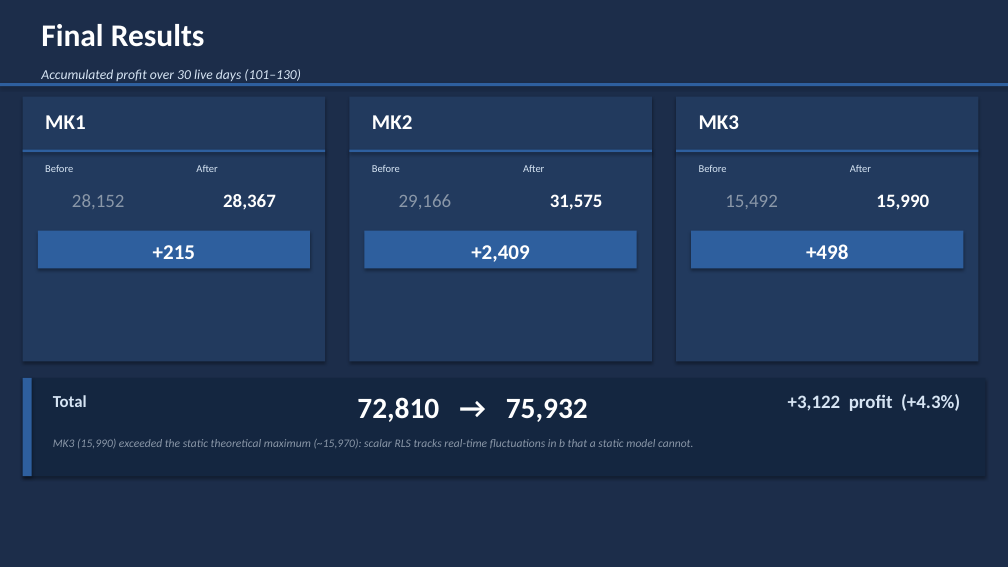
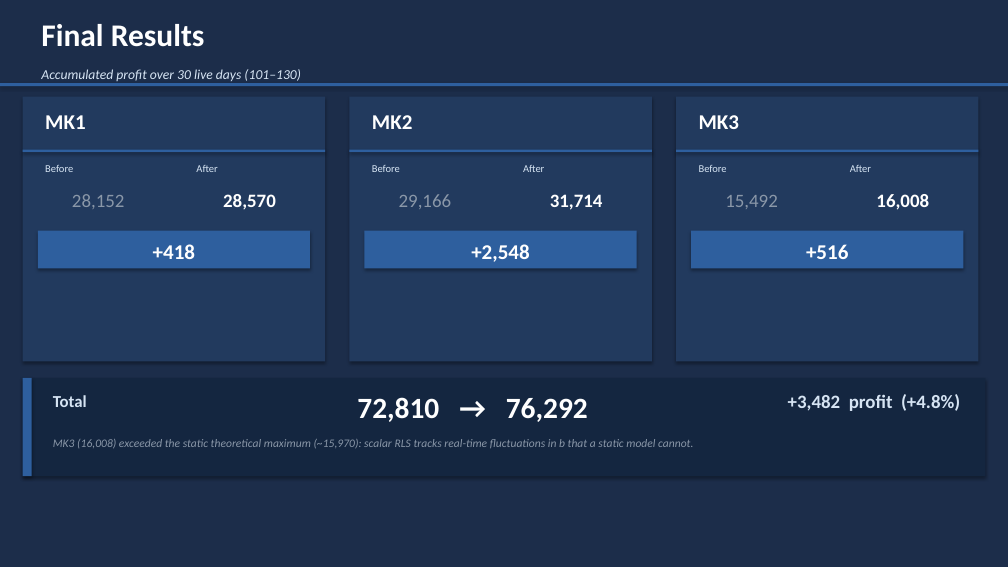
Before and after one commit to srojastunjano/CGT-Project, a slide deck: slide 11 of Group7_Presentation.pptx (slide 12 before the commit). Drawn at 1008x567 pixels with LibreOffice and Linux fonts; fonts in the diff are those of the drawing. Boxes give left, top, right and bottom in pixels: in the first picture for what was removed or moved away, otherwise in the second. Text is boxed around its words. In the diff, an @@ line names an element or a change of style, - is before the commit and + after.

```diff
--- a/Group7_Presentation.pptx
+++ b/Group7_Presentation.pptx
@@ text at bbox=[223, 194, 276, 209]: text changed @@
-28,367
+28,570
@@ text at bbox=[550, 194, 603, 210]: text changed @@
-31,575
+31,714
@@ text at bbox=[876, 194, 929, 210]: text changed @@
-15,990
+16,008
@@ text at bbox=[153, 244, 195, 259]: text changed @@
-+215
++418
@@ text at bbox=[471, 244, 529, 262]: text changed @@
-+2,409
++2,548
@@ text at bbox=[806, 244, 848, 259]: text changed @@
-+498
++516
@@ text at bbox=[357, 397, 588, 422]: text changed @@
-72,810 → 75,932
+72,810 → 76,292
@@ text at bbox=[788, 394, 960, 411]: text changed @@
-+3,122 profit (+4.3%)
++3,482 profit (+4.8%)
@@ text at bbox=[53, 439, 693, 448]: text changed @@
-MK3 (15,990) exceeded the static theoretical maximum (~15,970): scalar RLS tracks real-time fluctuations in b that a static model cannot.
+MK3 (16,008) exceeded the static theoretical maximum (~15,970): scalar RLS tracks real-time fluctuations in b that a static model cannot.
```
Also in this commit, not shown: 8 other slides changed, 2 slides added, 4 slides removed, 2 other files.
